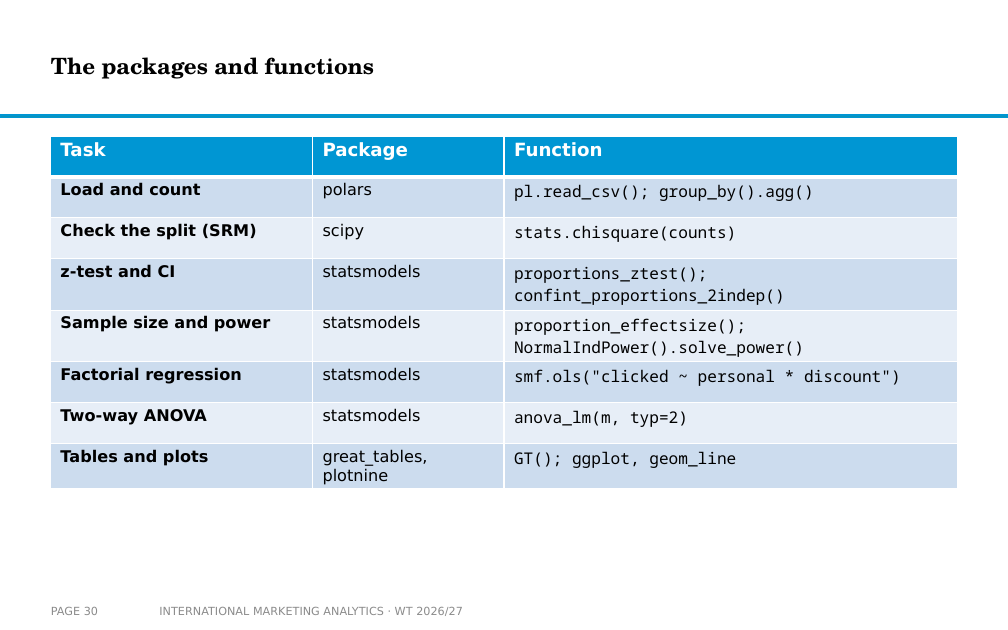
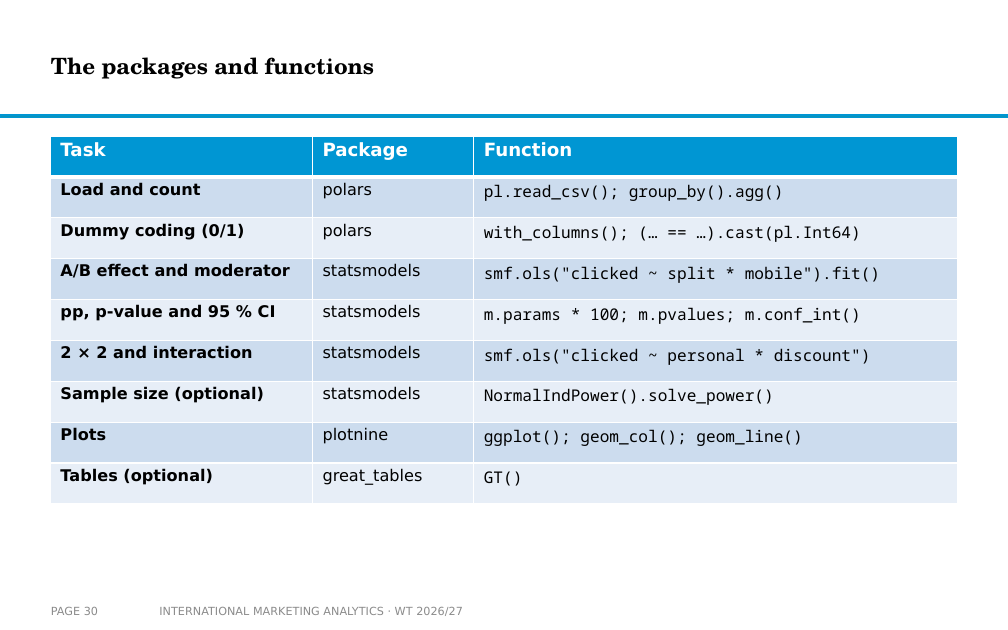
Before and after one commit to arnefloh-wu/international-marketing-analytics-teaching, a slide deck: slide 30 of slides/experiments-and-ab-testing_WT26-27.pptx. Drawn at 1008x630 pixels with LibreOffice and Linux fonts; fonts in the diff are those of the drawing; background and template pictures are left out. Boxes give left, top, right and bottom in pixels: in the first picture for what was removed or moved away, otherwise in the second. Text is boxed around its words. In the diff, an @@ line names an element or a change of style, - is before the commit and + after.

```diff
--- a/slides/experiments-and-ab-testing_WT26-27.pptx
+++ b/slides/experiments-and-ab-testing_WT26-27.pptx
@@ table at <box>50,136,958,504</box> @@
-row 3: Check the split (SRM) | scipy | stats.chisquare(counts)
-row 4: z-test and CI | statsmodels | proportions_ztest(); confint_proportions_2indep()
-row 5: Sample size and power | statsmodels | proportion_effectsize(); NormalIndPower().solve_power()
-row 6: Factorial regression | statsmodels | smf.ols("clicked ~ personal * discount")
-row 7: Two-way ANOVA | statsmodels | anova_lm(m, typ=2)
-row 8: Tables and plots | great_tables, plotnine | GT(); ggplot, geom_line
+row 3: Dummy coding (0/1) | polars | with_columns(); (… == …).cast(pl.Int64)
+row 4: A/B effect and moderator | statsmodels | smf.ols("clicked ~ split * mobile").fit()
+row 5: pp, p-value and 95 % CI | statsmodels | m.params * 100; m.pvalues; m.conf_int()
+row 6: 2 × 2 and interaction | statsmodels | smf.ols("clicked ~ personal * discount")
+row 7: Sample size (optional) | statsmodels | NormalIndPower().solve_power()
+row 8: Plots | plotnine | ggplot(); geom_col(); geom_line()
+row 9: Tables (optional) | great_tables | GT()
```
Also in this commit, not shown: 9 other slides changed, 1 slide added, 1 slide removed, 5 other files.
